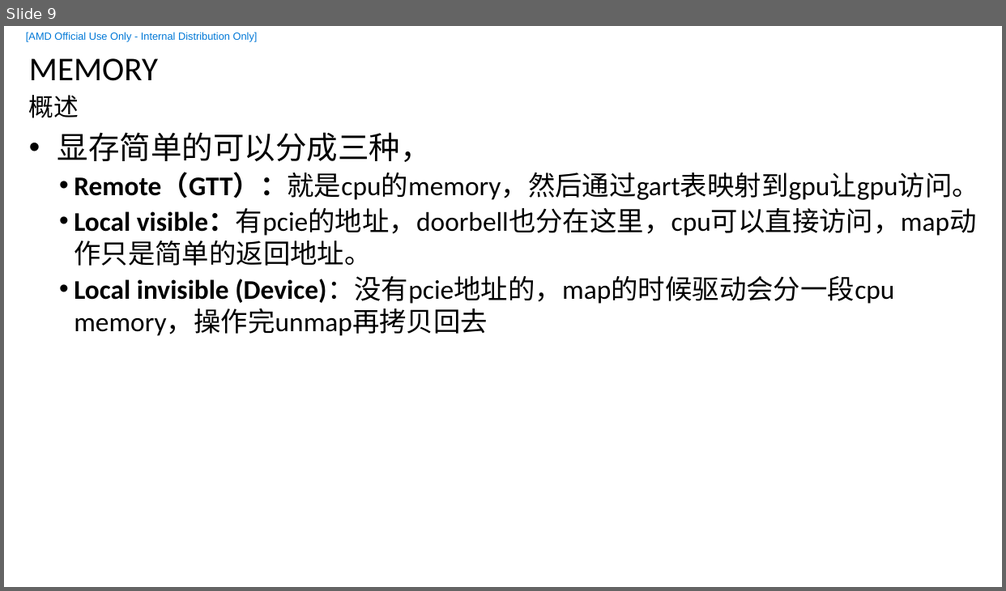
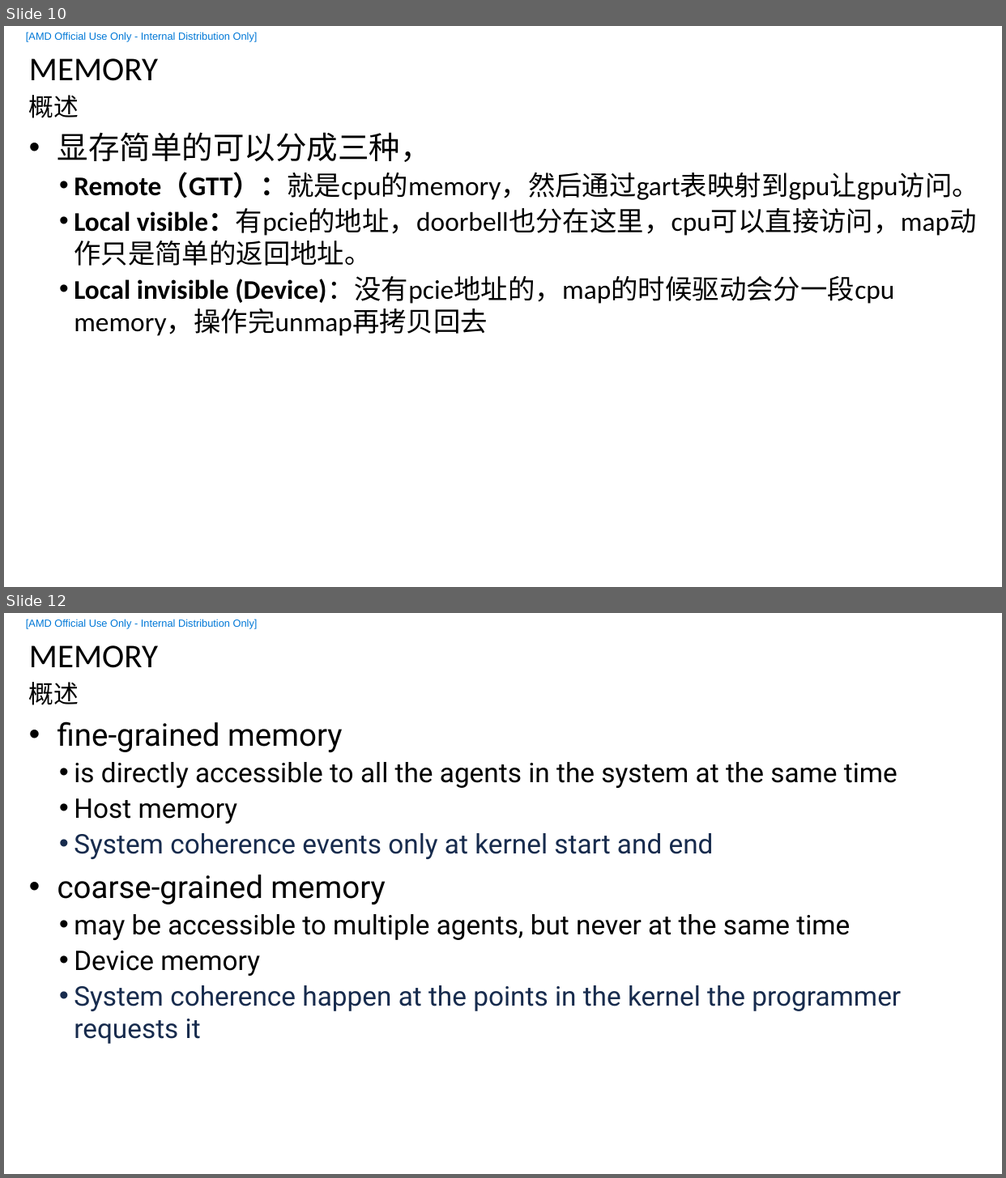
Before and after one commit to feifei14119/KmtHsaStudy, a slide deck: doc/HSA-KMT.pptx. Shown one above the other, each under a label of ours: slide 9 before the commit, slides 10 and 12 after it; the slides between them are not shown. The pictures are 1006x591 and 1006x1178 pixels, drawn with LibreOffice and Linux fonts; fonts in the diff are those of the drawing; background and template pictures are left out. Boxes give left, top, right and bottom in pixels: in the first picture for what was removed or moved away, otherwise in the second. Text is boxed around its words. In the diff, an @@ line names an element or a change of style, - is before the commit and + after.

```diff
--- a/doc/HSA-KMT.pptx
+++ b/doc/HSA-KMT.pptx
@@ slide 12 added at [4,613,1002,1174], background #FFFFFF; not listed: 2 template elements that a slide beside it also shows @@
@@ title added at [29,645,158,668], 32 pt, text #000000 @@
+MEMORY
@@ text added at [29,682,79,705], 24 pt, text #000000 @@
+概述
@@ text added at [57,722,901,1044], 26 pt, text #000000 @@
+• fine-grained memory
+  • is directly accessible to all the agents in the system at the same time
+  • Host memory
+  • System coherence events only at kernel start and end
+• coarse-grained memory
+  • may be accessible to multiple agents, but never at the same time
+  • Device memory
+  • System coherence happen at the points in the kernel the programmer requests it
@@ what was slide 9 is now slide 10 @@
```
Also in this commit, not shown: 1 slide changed, 5 other slides added, 1 slide removed, 3 other files.
